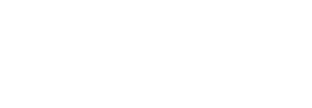
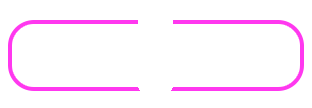
The second 312x108 image is a revision of the first. Changes to its layers:
painted on "長方形 3" over (8, 20, 304, 91)
